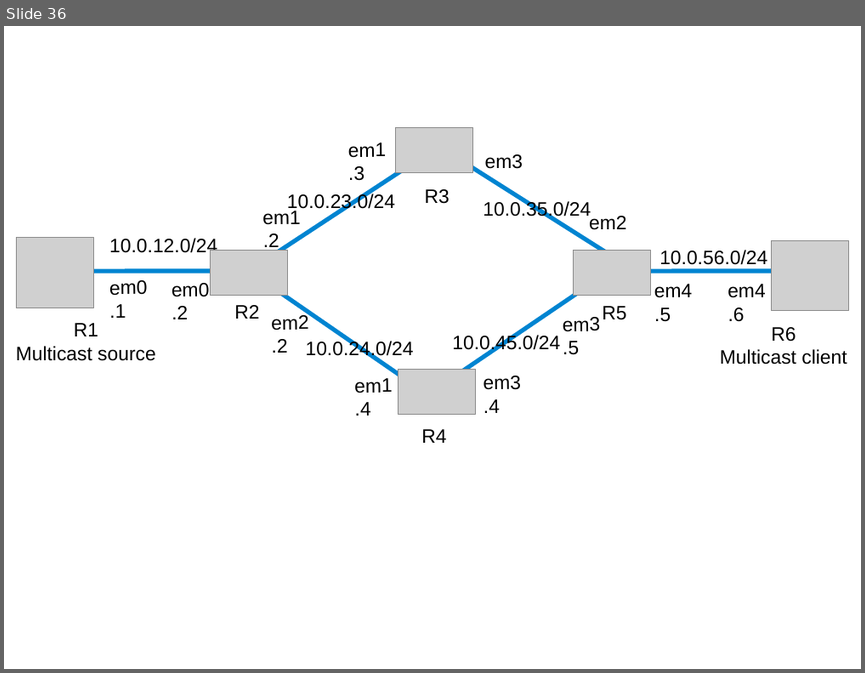
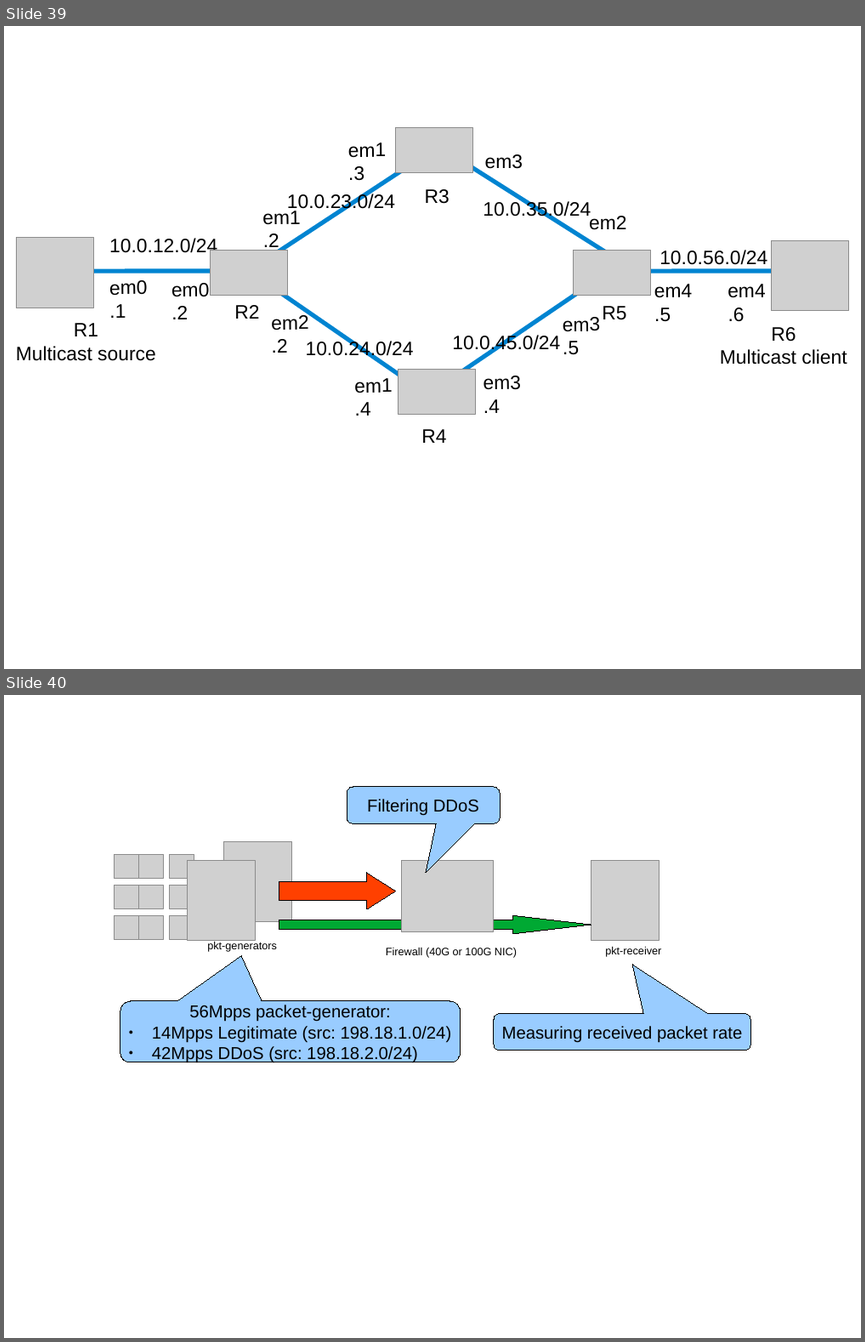
Before and after one commit to ocochard/BSDRP, a slide deck: docs/labs.examples.odp. Shown one above the other, each under a label of ours: slide 36 before the commit, slides 39 and 40 after it. The pictures are 865x673 and 865x1342 pixels, drawn with LibreOffice and Linux fonts; fonts in the diff are those of the drawing; grey boxes stand for pictures. Boxes give left, top, right and bottom in pixels: in the first picture for what was removed or moved away, otherwise in the second. Text is boxed around its words. In the diff, an @@ line names an element or a change of style, - is before the commit and + after.

```diff
--- a/docs/labs.examples.odp
+++ b/docs/labs.examples.odp
@@ slide 40 added at (x1=4, y1=695, x2=861, y2=1338), background #FFFFFF @@
@@ rectangle added at (x1=114, y1=774, x2=757, y2=1081), fill #FFFFFF, outline #FFFFFF 0 pt @@
@@ rounded speech box added at (x1=347, y1=787, x2=500, y2=823), fill #99CCFF, outline #000000 0 pt, 16 pt, text #000000 @@
+Filtering DDoS
@@ picture added at (x1=224, y1=842, x2=291, y2=922) @@
@@ picture added at (x1=114, y1=855, x2=138, y2=879) @@
@@ picture added at (x1=138, y1=855, x2=163, y2=879) @@
@@ picture added at (x1=170, y1=855, x2=194, y2=879) @@
@@ picture added at (x1=188, y1=861, x2=255, y2=941) @@
@@ right arrow added at (x1=279, y1=873, x2=396, y2=909), fill #FF4000, outline #000000 0 pt @@
@@ picture added at (x1=402, y1=861, x2=493, y2=932) @@
@@ picture added at (x1=591, y1=861, x2=658, y2=941) @@
@@ picture added at (x1=114, y1=885, x2=138, y2=909) @@
@@ picture added at (x1=138, y1=885, x2=163, y2=909) @@
@@ picture added at (x1=170, y1=885, x2=194, y2=909) @@
@@ picture added at (x1=114, y1=915, x2=138, y2=939) @@
@@ picture added at (x1=138, y1=915, x2=163, y2=939) @@
@@ picture added at (x1=170, y1=915, x2=194, y2=939) @@
@@ right arrow added at (x1=279, y1=916, x2=591, y2=935), fill #00A933, outline #000000 0 pt @@
@@ text added at (x1=207, y1=941, x2=277, y2=952), 10 pt, text #000000 @@
+pkt-generators
@@ text added at (x1=386, y1=947, x2=517, y2=958), 10 pt, text #000000 @@
+Firewall (40G or 100G NIC)
@@ text added at (x1=605, y1=946, x2=661, y2=957), 10 pt, text #000000 @@
+pkt-receiver
@@ rounded speech box added at (x1=120, y1=1001, x2=460, y2=1063), fill #99CCFF, outline #000000 0 pt, 16 pt, text #000000 @@
+56Mpps packet-generator:
+● 14Mpps Legitimate (src: 198.18.1.0/24)
+● 42Mpps DDoS (src: 198.18.2.0/24)
@@ rounded speech box added at (x1=494, y1=1013, x2=751, y2=1049), fill #99CCFF, outline #000000 0 pt, 16 pt, text #000000 @@
+Measuring received packet rate
@@ what was slide 36 is now slide 39 @@
```
Also in this commit, not shown: 5 slides changed, 6 other slides added, 16 other files.
